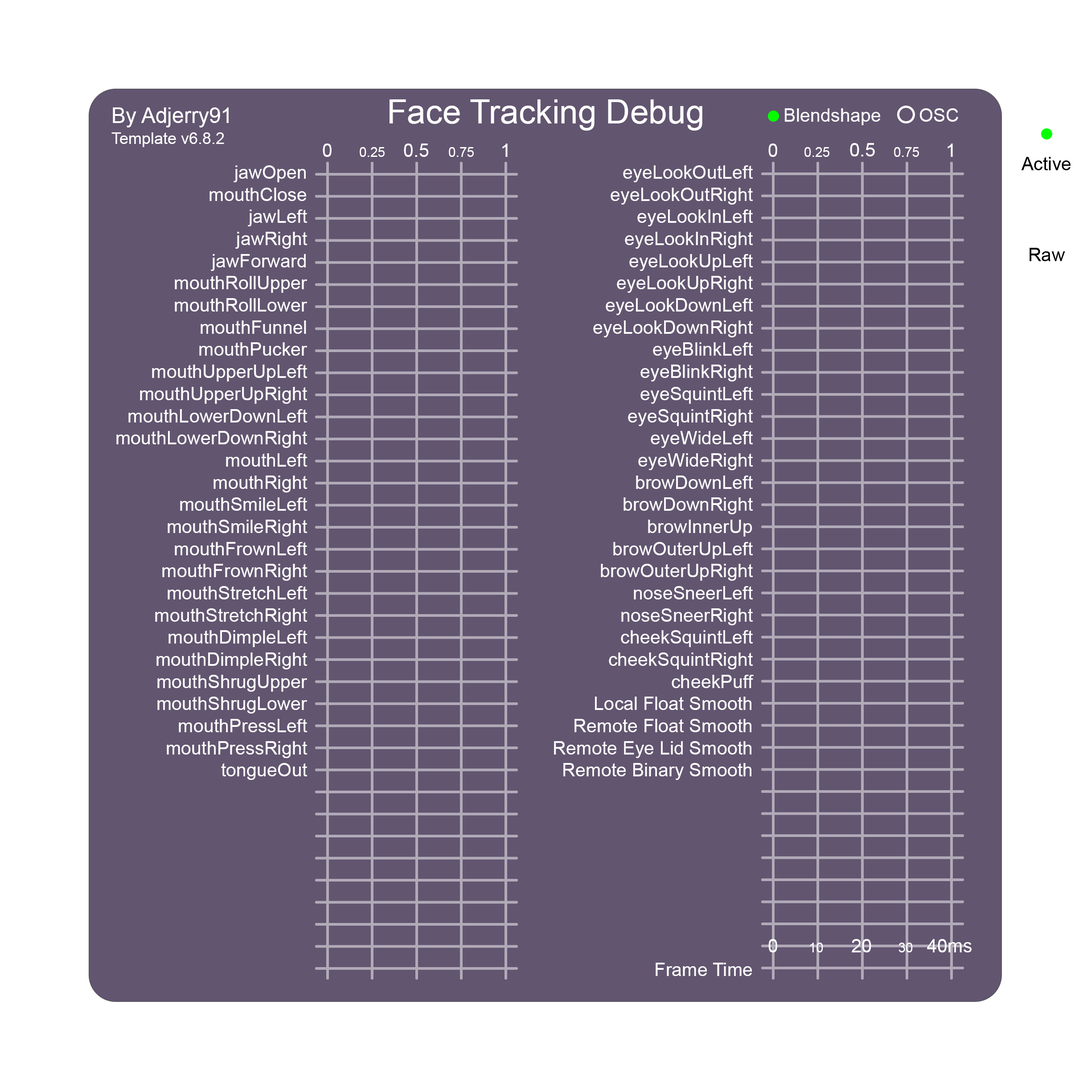
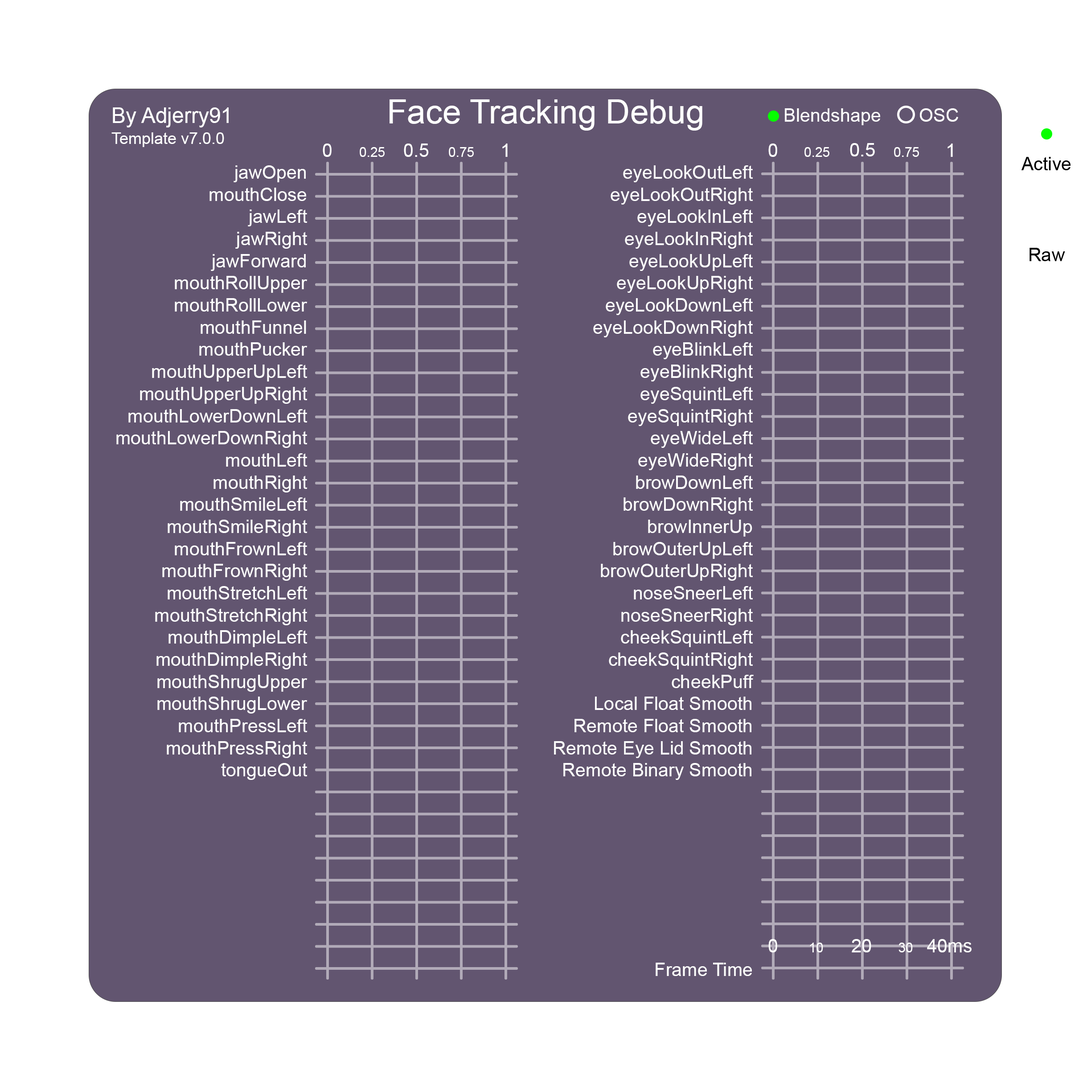
Before/after of a 1091×1091 layered artwork. What changed in the layer stack:
painted on "Template Version" over left=189, top=132, right=225, bottom=145
